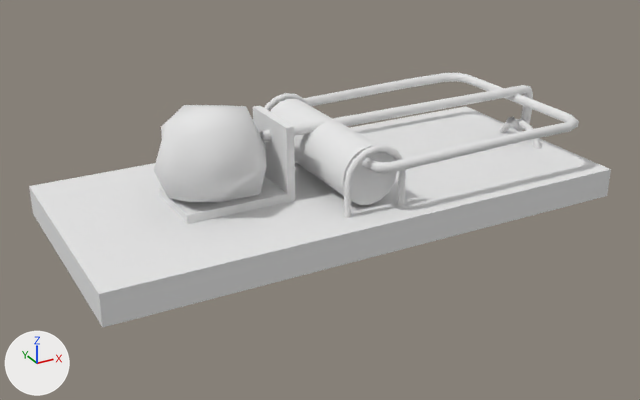
An edit to the FBX model Assets/Project/Models/NewADDModles1021/Models/SM_Mousetrap.fbx, drawn before and after from the same camera.
Before and after are seen from a 50 mm camera at (-4.48, -20.49, 3.9) aimed at (-0.17, -12.67, -0.01). Arrows for +X, +Y and +Z are at lower left; the lights stay in place. The picture after the commit comes second. Where no turn or scale is listed for an object, it has been applied to the vertices.

The first picture shows 'SM_Mousetrap'.
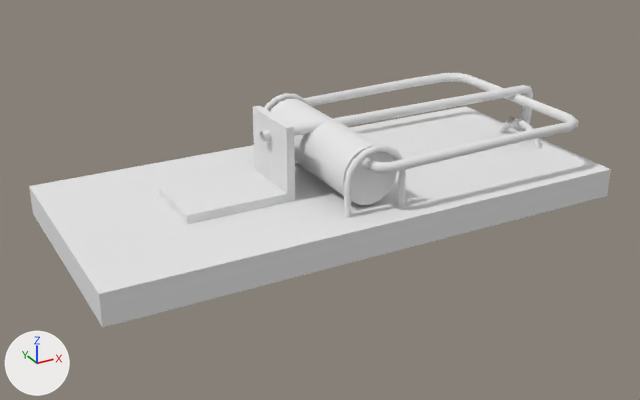
The newer file is also turned or shifted as a whole; pictures and numbers use the older file's frame.

Edits to the bpy script that builds the scene:
```text
Change me_cylinder:
    used by ob_sm_mousetrap; location = (0.0, -12.512, 0.509)
    remove me_cylinder.from_pydata(...)  # 532 vertices, 516 faces; spans x -2.95..2.95, y -1.34..1.34, z -0.67..0.67
    add me_cylinder.from_pydata(...)  # 506 vertices, 492 faces; spans x -2.95..2.95, y -1.34..1.34, z -0.67..0.47
    me_cylinder part 1: the loose piece of 26 vertices spanning x -1.95..-0.76, y -0.63..0.59, z -0.45..0.67 is deleted
```

Where the change shows, as pixel boxes [x1, y1, x2, y2] in the pictures (640 x 400 px):
part 1 of me_cylinder, deleted
    before: [154, 105, 266, 203]
